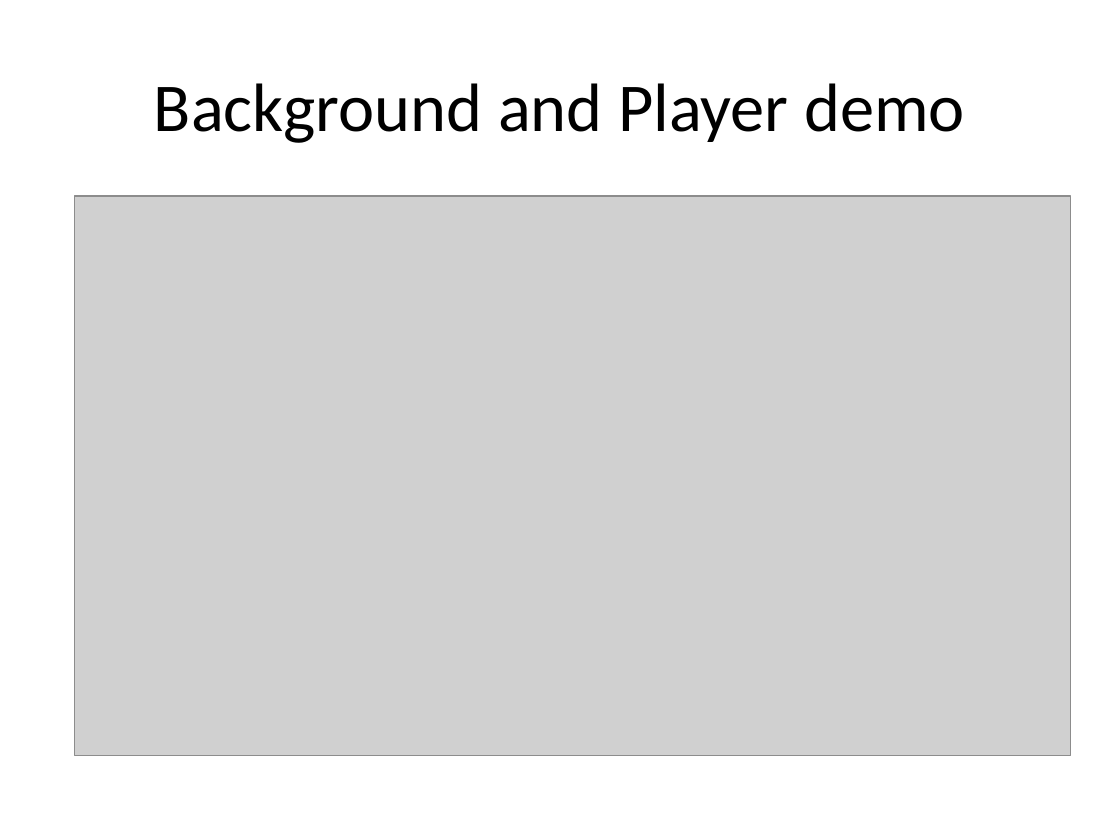
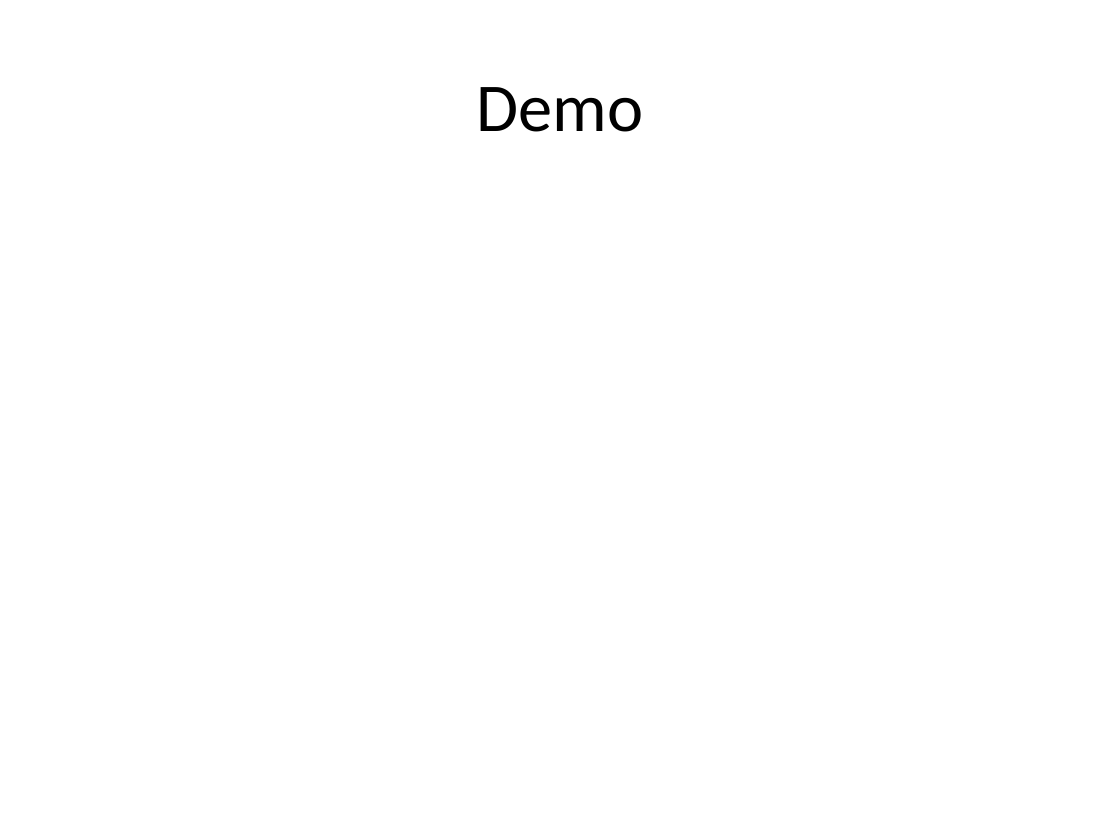
Before and after one commit to csce3513/Team15, a slide deck: slide 8 of Project Starfighter 1.0.pptx (slide 22 before the commit). Drawn at 1120x840 pixels with LibreOffice and Linux fonts; fonts in the diff are those of the drawing; grey boxes stand for pictures; background and template pictures are left out. Boxes give left, top, right and bottom in pixels: in the first picture for what was removed or moved away, otherwise in the second. Text is boxed around its words. In the diff, an @@ line names an element or a change of style, - is before the commit and + after.

```diff
--- a/Project Starfighter 1.0.pptx
+++ b/Project Starfighter 1.0.pptx
@@ title at bbox=[476, 87, 643, 132]: text changed @@
-Background and Player demo
+Demo
@@ picture removed at bbox=[75, 196, 1071, 756] @@
```
Also in this commit, not shown: 8 other slides changed, 1 slide added, 16 slides removed, 40 other files.
